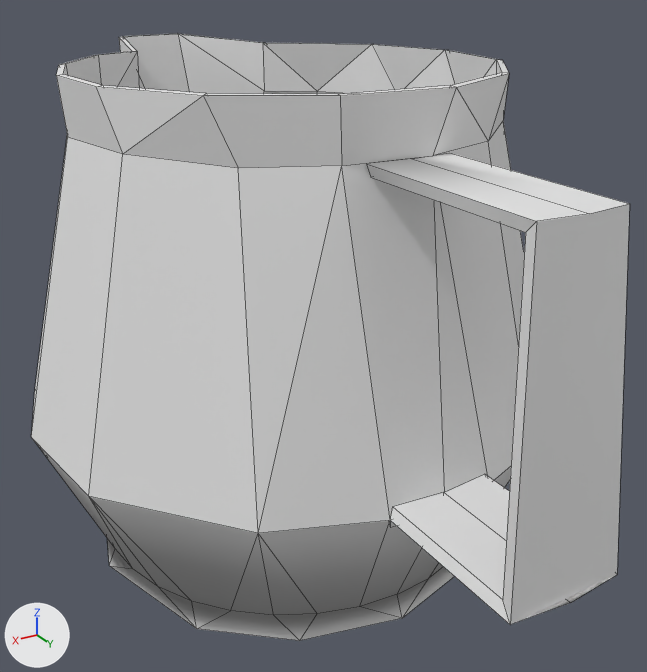
An edit to the FBX model SpiderGame/Assets/Models/Kitchen/SmallProps/Kitchen_SmallProps_jug.fbx, drawn before and after from the same camera.
Before and after are seen from a 50 mm camera at (0.251, 0.461, 0.358) aimed at (-0.008, 0.028, 0.142). The axes (+X, +Y, +Z) are drawn at lower left. The lights are the same throughout. Mesh edges are drawn as thin lines. Vertices at the same position are counted once.

The first picture shows 'Karaff', 'Karaffhandtag'.
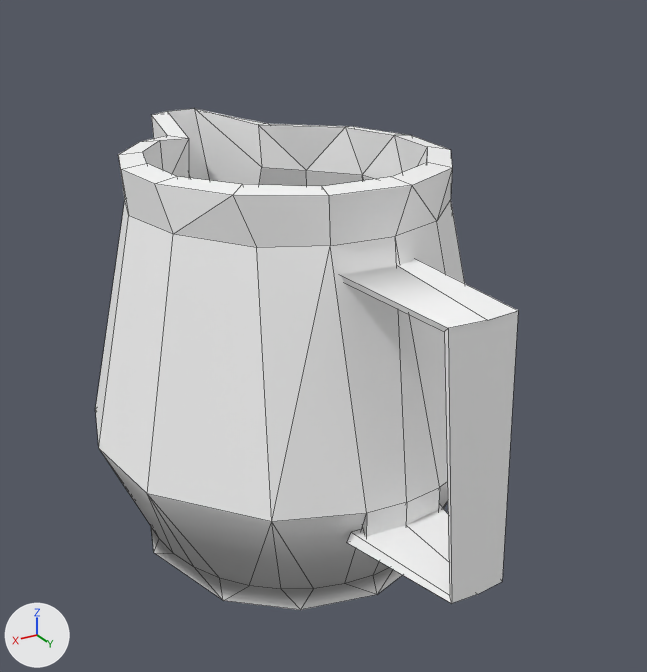
The change, as a list of edits to the scene's bpy script:
```text
Change mat_material_006:
    mat_material_006.base_color: (0.8, 0.8, 0.8) -> (1.0, 1.0, 1.0)  # white #e7e7e7 -> white #ffffff
Change mat_material_005:
    mat_material_005.base_color: (0.8, 0.8, 0.8) -> (0.985, 0.985, 0.985)  # white #e7e7e7 -> white #fdfdfd
Change me_cylinder_005:
    used by ob_karaffhandtag; location = (0.0, 0.0, 0.0); rotation_euler = (1.571, 0.0, -3.142), in degrees (90, 0, -180); scale = (0.00125, 0.0015, 0.00125)
    remove me_cylinder_005.from_pydata(...)  # 24 vertices, 19 faces; spans x -25.3..25.3, y 66.9..179.2, z 96.3..199.5
    add me_cylinder_005.from_pydata(...)  # 28 vertices, 23 faces; spans x -25.3..25.3, y 41.9..184.1, z 93.7..195.8
    me_cylinder_005 part 2
    22 vertices are removed from x -25.3..25.3, y 66.9..179.2, z 96.3..199.5
    19 faces are deleted
    26 vertices are added at x -25.3..25.3, y 41.9..184.1, z 93.7..195.8
    23 new faces join them
Change me_cylinder_007:
    used by ob_karaff; location = (0.0, 0.0, 0.0); rotation_euler = (1.571, 0.0, -3.142), in degrees (90, 0, -180); scale = (0.00125, 0.0015, 0.00125)
    remove me_cylinder_007.from_pydata(...)  # 177 vertices, 237 faces; spans x -130.0..130.0, y 0.0..201.0, z -169.0..130.0
    add me_cylinder_007.from_pydata(...)  # 177 vertices, 237 faces; spans x -130.0..130.0, y 0.0..203.0, z -169.0..130.0
    me_cylinder_007 part 1: 90 of 177 vertices moved; they spanned x -127.0..127.0, y 2.0..201.0, z -167.0..130.0 and now span x -115.0..115.0, y 9.0..203.0, z -157.0..130.0; mean shift (0.0, 3.0, 0.0); largest move (-25.0, 64.0, 127.0) -> (-25.0, 52.0, 127.0)
Change ob_karaffhandtag:
    ob_karaffhandtag.location: (0.0, 0.0, 0.0) -> (0.0, 0.0038, 0.0171)
    ob_karaffhandtag.scale: (0.00125, 0.0015, 0.00125) -> (0.00125, 0.00107, 0.000958)
Change ob_karaff:
    ob_karaff.scale: (0.00125, 0.0015, 0.00125) -> (0.000964, 0.00125, 0.001)
```

Boxes [x1, y1, x2, y2] around the edits, measured in the pictures (647 x 672 px; the box of a moved part takes in the faces that stretch with it):
'Karaff', recoloured, reshaped, rescaled (25% narrower, 18% shorter)
    before: [31, 33, 524, 641]
    after: [95, 109, 465, 610]
'Karaffhandtag', recoloured, reshaped, moved, rescaled (33% narrower, 27% shorter)
    before: [367, 153, 630, 625]
    after: [341, 259, 518, 603]
part 1 of me_cylinder_007, moved or reshaped
    before: [56, 33, 509, 528]
    after: [118, 109, 452, 536]
